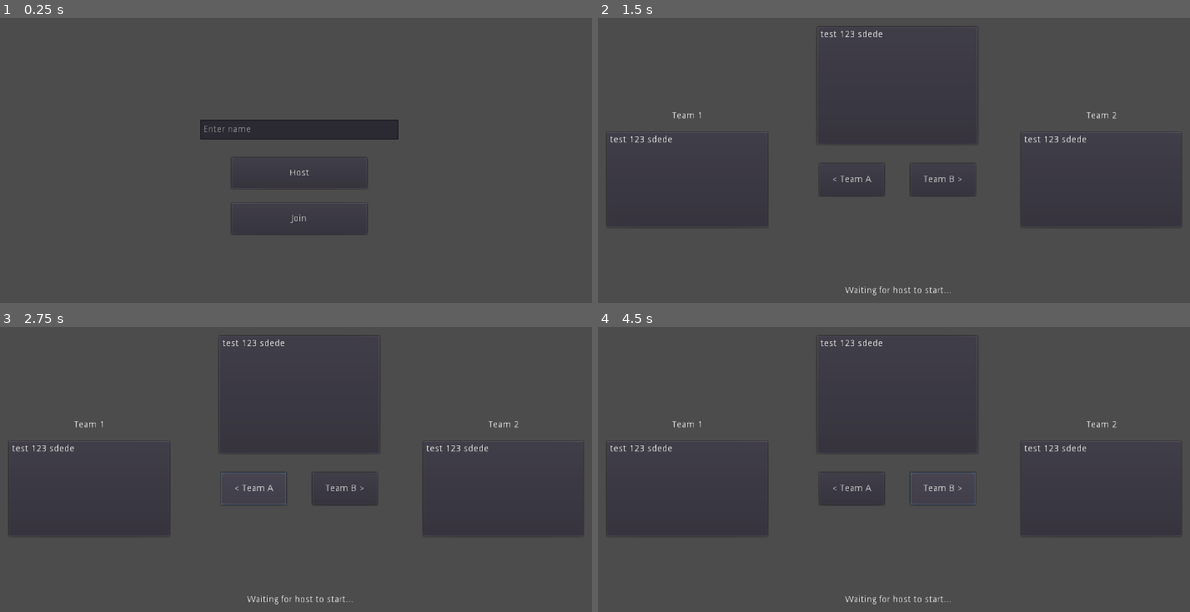
Above: before the commit, frames 1-4 (two rows, left to right).
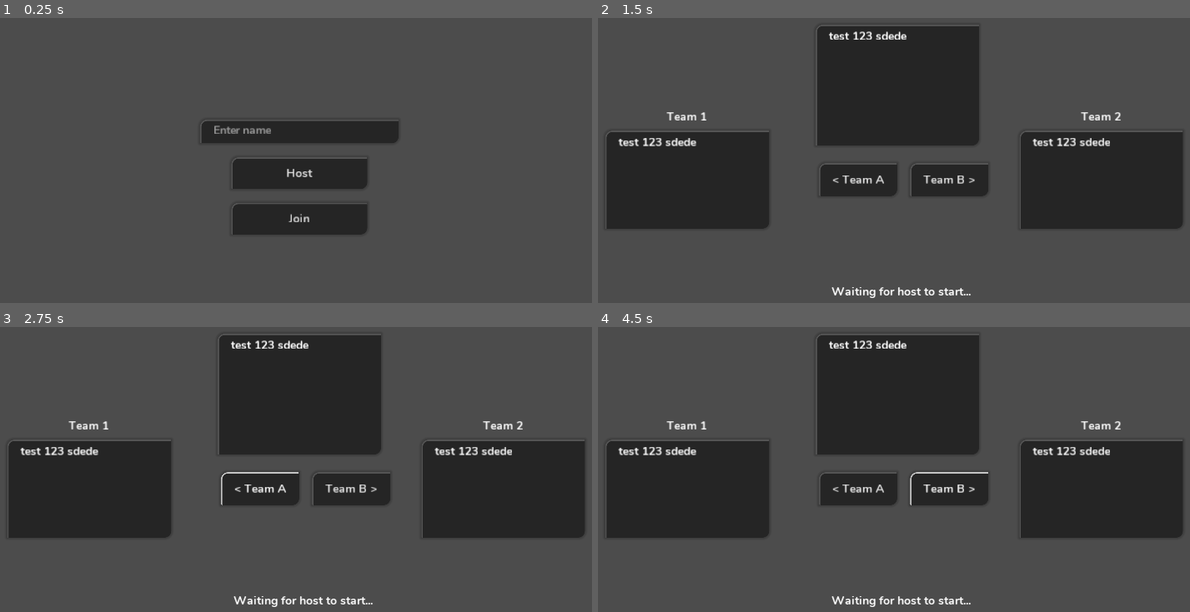
Above: after the commit, the same moments.

Repository: fswienty/godot-multiplayer-billiards
Game: Godot game, scene res://Game.tscn
Same seed, same stepped clock (60 frames per second), same inputs: the game is played once before the commit and once after it. The engine's default icon, where the game draws it, is replaced by a stand-in: a white triangle on a blue panel in a dark square.
Inputs (mouse positions are in pixels of both pictures, inside the frame that each line leads up to):
- Up to frame 1 (0.25 s): no input
- Up to frame 2 (1.5 s): click (899, 129) at 0.52 s; type "Alex" at 0.6 s; click "Host" at 1.25 s
- Up to frame 3 (2.75 s): click "< Team A" at 2 s
- Up to frame 4 (4.5 s): click "Team B >" at 2.75 s; click "< Team A" at 3.5 s; click "Team B >" at 4.25 s

The runs differ from the first frame. In frame 1, 5.4% of the frame differs, in the area x 33-68%, y 35-77%; in frame 2, 33%; in frame 3, 33%, in the area x 1-99%, y 2-99%; in frame 4, 33%.

Commit message:
updated ui theme

Diff:
--- a/Game.tscn
+++ b/Game.tscn
@@ -11,6 +11,8 @@
 [ext_resource path="res://icon.png" type="Texture" id=9]
 [ext_resource path="res://scripts/pool/ball_in_hand.gd" type="Script" id=10]
 [ext_resource path="res://scenes/Ball.tscn" type="PackedScene" id=11]
+[ext_resource path="res://ui_theme/ui_theme_1.tres" type="Theme" id=12]
+[ext_resource path="res://ui_theme/PlayerList.tscn" type="PackedScene" id=13]
 [ext_resource path="res://scripts/pool/ball_placer.gd" type="Script" id=14]
 [ext_resource path="res://scripts/pool/ball_manager_8_ball.gd" type="Script" id=15]
 
@@ -41,6 +43,7 @@
 margin_top = -92.0
 margin_right = 152.0
 margin_bottom = -62.0
+theme = ExtResource( 12 )
 placeholder_text = "Enter name"
 __meta__ = {
 "_edit_use_anchors_": false
@@ -55,6 +58,7 @@
 margin_top = -34.0
 margin_right = 104.0
 margin_bottom = 14.0
+theme = ExtResource( 12 )
 text = "Host"
 __meta__ = {
 "_edit_use_anchors_": false
@@ -69,47 +73,23 @@
 margin_top = 36.0
 margin_right = 104.0
 margin_bottom = 84.0
+theme = ExtResource( 12 )
 text = "Join"
 __meta__ = {
 "_edit_use_anchors_": false
 }
 
 [node name="Lobby_8Ball" type="Control" parent="UI"]
-visible = false
 anchor_right = 1.0
 anchor_bottom = 1.0
+theme = ExtResource( 12 )
 script = ExtResource( 3 )
 __meta__ = {
 "_edit_lock_": true,
 "_edit_use_anchors_": false
 }
 
-[node name="PlayerList" type="PanelContainer" parent="UI/Lobby_8Ball"]
-anchor_left = 0.5
-anchor_top = 0.5
-anchor_right = 0.5
-anchor_bottom = 0.5
-margin_left = -125.0
-margin_top = -237.0
-margin_right = 125.0
-margin_bottom = -52.0
-__meta__ = {
-"_edit_use_anchors_": false
-}
-
-[node name="VBoxContainer" type="VBoxContainer" parent="UI/Lobby_8Ball/PlayerList"]
-margin_left = 7.0
-margin_top = 7.0
-margin_right = 243.0
-margin_bottom = 178.0
-__meta__ = {
-"_edit_lock_": true
-}
-
-[node name="Label" type="Label" parent="UI/Lobby_8Ball/PlayerList/VBoxContainer"]
-margin_right = 236.0
-margin_bottom = 14.0
-text = "test 123 sdede"
+[node name="PlayerList" parent="UI/Lobby_8Ball" instance=ExtResource( 13 )]
 
 [node name="T1Label" type="Label" parent="UI/Lobby_8Ball"]
 anchor_top = 0.5
@@ -135,17 +115,17 @@
 }
 
 [node name="VBoxContainer" type="VBoxContainer" parent="UI/Lobby_8Ball/T1List"]
-margin_left = 7.0
-margin_top = 7.0
-margin_right = 244.0
-margin_bottom = 143.0
+margin_left = 20.0
+margin_top = 5.0
+margin_right = 231.0
+margin_bottom = 145.0
 __meta__ = {
 "_edit_lock_": true
 }
 
 [node name="Label" type="Label" parent="UI/Lobby_8Ball/T1List/VBoxContainer"]
-margin_right = 237.0
-margin_bottom = 14.0
+margin_right = 211.0
+margin_bottom = 26.0
 text = "test 123 sdede"
 
 [node name="T2Label" type="Label" parent="UI/Lobby_8Ball"]
@@ -178,17 +158,17 @@
 }
 
 [node name="VBoxContainer" type="VBoxContainer" parent="UI/Lobby_8Ball/T2List"]
-margin_left = 7.0
-margin_top = 7.0
-margin_right = 243.0
-margin_bottom = 143.0
+margin_left = 20.0
+margin_top = 5.0
+margin_right = 230.0
+margin_bottom = 145.0
 __meta__ = {
 "_edit_lock_": true
 }
 
 [node name="Label" type="Label" parent="UI/Lobby_8Ball/T2List/VBoxContainer"]
-margin_right = 236.0
-margin_bottom = 14.0
+margin_right = 210.0
+margin_bottom = 26.0
 text = "test 123 sdede"
 
 [node name="T1Button" type="Button" parent="UI/Lobby_8Ball"]
@@ -252,10 +232,10 @@
 anchor_top = 0.5
 anchor_right = 0.5
 anchor_bottom = 0.5
-margin_left = -80.0
-margin_top = 164.0
-margin_right = 80.0
-margin_bottom = 178.0
+margin_left = -101.0
+margin_top = 159.0
+margin_right = 106.0
+margin_bottom = 185.0
 text = "Waiting for host to start..."
 __meta__ = {
 "_edit_use_anchors_": false
--- a/scripts/pool/game_manager_8_ball.gd
+++ b/scripts/pool/game_manager_8_ball.gd
@@ -252,18 +252,16 @@
 
 func _check_last_non_8_ball(pocket: Pocket):
 	var t1_all_pocketed: bool = ball_manager.check_all_pocketed(t1_ball_type)
-	print("t1_all_pocketed: ", t1_all_pocketed)
 	var t1_needs_8_target: bool = t1_8_ball_target == Enums.PocketLocation.NONE
 	if t1_all_pocketed and t1_needs_8_target:
 		t1_8_ball_target = _get_opposite_pocket(pocket.location)
-		print(t1_all_pocketed and t1_needs_8_target, t1_8_ball_target)
+		print("t1_all_pocketed: ", t1_all_pocketed and t1_needs_8_target, t1_8_ball_target)
 
 	var t2_all_pocketed: bool = ball_manager.check_all_pocketed(t2_ball_type)
-	print("t2_all_pocketed: ", t2_all_pocketed)
 	var t2_needs_8_target: bool = t2_8_ball_target == Enums.PocketLocation.NONE
 	if t2_all_pocketed and t2_needs_8_target:
 		t2_8_ball_target = _get_opposite_pocket(pocket.location)
-		print(t2_all_pocketed and t2_needs_8_target, t2_8_ball_target)
+		print("t2_all_pocketed: ", t2_all_pocketed and t2_needs_8_target, t2_8_ball_target)
 
 
 func _on_BallPlacer_ball_placed(ball: Ball):
--- a/scripts/pool/queue_controller.gd
+++ b/scripts/pool/queue_controller.gd
@@ -23,7 +23,7 @@
 
 func run():
 	if cue_ball == null:
-		print("ERROR: missing cue ball!")
+		printerr("missing cue ball!")
 		return
 	queue.show()
 	# get needed variables
--- /dev/null
+++ b/ui_theme/PlayerList.tscn
@@ -0,0 +1,28 @@
+[gd_scene format=2]
+
+[node name="PlayerList" type="PanelContainer"]
+anchor_left = 0.5
+anchor_top = 0.5
+anchor_right = 0.5
+anchor_bottom = 0.5
+margin_left = -125.0
+margin_top = -238.0
+margin_right = 125.0
+margin_bottom = -53.0
+__meta__ = {
+"_edit_use_anchors_": false
+}
+
+[node name="VBoxContainer" type="VBoxContainer" parent="."]
+margin_left = 10.0
+margin_top = 5.0
+margin_right = 240.0
+margin_bottom = 180.0
+__meta__ = {
+"_edit_lock_": true
+}
+
+[node name="Label" type="Label" parent="VBoxContainer"]
+margin_right = 230.0
+margin_bottom = 26.0
+text = "test 123 sdede"
--- /dev/null
+++ b/ui_theme/general/hover.tres
@@ -0,0 +1,15 @@
+[gd_resource type="StyleBoxFlat" format=2]
+
+[resource]
+content_margin_left = 20.0
+content_margin_right = 20.0
+content_margin_top = 5.0
+content_margin_bottom = 5.0
+bg_color = Color( 0.14902, 0.14902, 0.14902, 1 )
+border_width_left = 2
+border_width_top = 2
+border_color = Color( 0.776471, 0.776471, 0.776471, 1 )
+corner_radius_top_left = 10
+corner_radius_bottom_right = 10
+shadow_color = Color( 0, 0, 0, 0.247059 )
+shadow_size = 5
--- /dev/null
+++ b/ui_theme/general/inactive.tres
@@ -0,0 +1,11 @@
+[gd_resource type="StyleBoxFlat" format=2]
+
+[resource]
+content_margin_left = 10.0
+content_margin_right = 10.0
+content_margin_top = 5.0
+content_margin_bottom = 5.0
+bg_color = Color( 0.278431, 0.278431, 0.278431, 0.172549 )
+border_color = Color( 0.321569, 0.321569, 0.321569, 1 )
+corner_radius_top_left = 10
+corner_radius_bottom_right = 10
--- /dev/null
+++ b/ui_theme/general/normal.tres
@@ -0,0 +1,15 @@
+[gd_resource type="StyleBoxFlat" format=2]
+
+[resource]
+content_margin_left = 20.0
+content_margin_right = 20.0
+content_margin_top = 5.0
+content_margin_bottom = 5.0
+bg_color = Color( 0.14902, 0.14902, 0.14902, 1 )
+border_width_left = 2
+border_width_top = 2
+border_color = Color( 0.333333, 0.333333, 0.333333, 1 )
+corner_radius_top_left = 10
+corner_radius_bottom_right = 10
+shadow_color = Color( 0, 0, 0, 0.247059 )
+shadow_size = 5
--- /dev/null
+++ b/ui_theme/general/pressed.tres
@@ -0,0 +1,15 @@
+[gd_resource type="StyleBoxFlat" format=2]
+
+[resource]
+content_margin_left = 20.0
+content_margin_right = 20.0
+content_margin_top = 5.0
+content_margin_bottom = 5.0
+bg_color = Color( 0.270588, 0.270588, 0.270588, 1 )
+border_width_left = 2
+border_width_top = 2
+border_color = Color( 0, 0.647059, 0, 1 )
+corner_radius_top_left = 10
+corner_radius_bottom_right = 10
+shadow_color = Color( 0, 0, 0, 0.247059 )
+shadow_size = 5
--- /dev/null
+++ b/ui_theme/ui_theme_1.tres
@@ -0,0 +1,43 @@
+[gd_resource type="Theme" load_steps=9 format=2]
+
+[ext_resource path="res://assets/fonts/Nunito-Bold.ttf" type="DynamicFontData" id=1]
+[ext_resource path="res://ui_theme/general/inactive.tres" type="StyleBox" id=2]
+[ext_resource path="res://ui_theme/general/normal.tres" type="StyleBox" id=3]
+[ext_resource path="res://ui_theme/general/hover.tres" type="StyleBox" id=4]
+[ext_resource path="res://ui_theme/general/pressed.tres" type="StyleBox" id=5]
+
+[sub_resource type="StyleBoxEmpty" id=2]
+
+[sub_resource type="StyleBoxEmpty" id=4]
+
+[sub_resource type="DynamicFont" id=1]
+size = 18
+use_mipmaps = true
+use_filter = true
+font_data = ExtResource( 1 )
+
+[resource]
+default_font = SubResource( 1 )
+Button/colors/font_color_pressed = Color( 0.0745098, 0.698039, 0.113725, 1 )
+Button/constants/hseparation = 2
+Button/fonts/font = null
+Button/styles/disabled = ExtResource( 2 )
+Button/styles/focus = SubResource( 2 )
+Button/styles/hover = ExtResource( 4 )
+Button/styles/normal = ExtResource( 3 )
+Button/styles/pressed = ExtResource( 5 )
+HSlider/styles/grabber_area = ExtResource( 3 )
+HSlider/styles/grabber_area_highlight = ExtResource( 3 )
+LineEdit/constants/minimum_spaces = 12
+LineEdit/fonts/font = null
+LineEdit/icons/clear = null
+LineEdit/styles/focus = ExtResource( 5 )
+LineEdit/styles/normal = ExtResource( 3 )
+LineEdit/styles/read_only = ExtResource( 2 )
+PanelContainer/styles/panel = ExtResource( 3 )
+ProgressBar/styles/bg = ExtResource( 3 )
+TabContainer/styles/panel = ExtResource( 3 )
+TabContainer/styles/tab_disabled = ExtResource( 2 )
+TabContainer/styles/tab_fg = ExtResource( 3 )
+TextEdit/styles/focus = SubResource( 4 )
+TextEdit/styles/normal = ExtResource( 3 )
Not shown: 1 places in Game.tscn that only renumber resources
Binary file added: assets/fonts/Nunito-Bold.ttf
Binary file added: assets/fonts/Nunito-Regular.ttf
